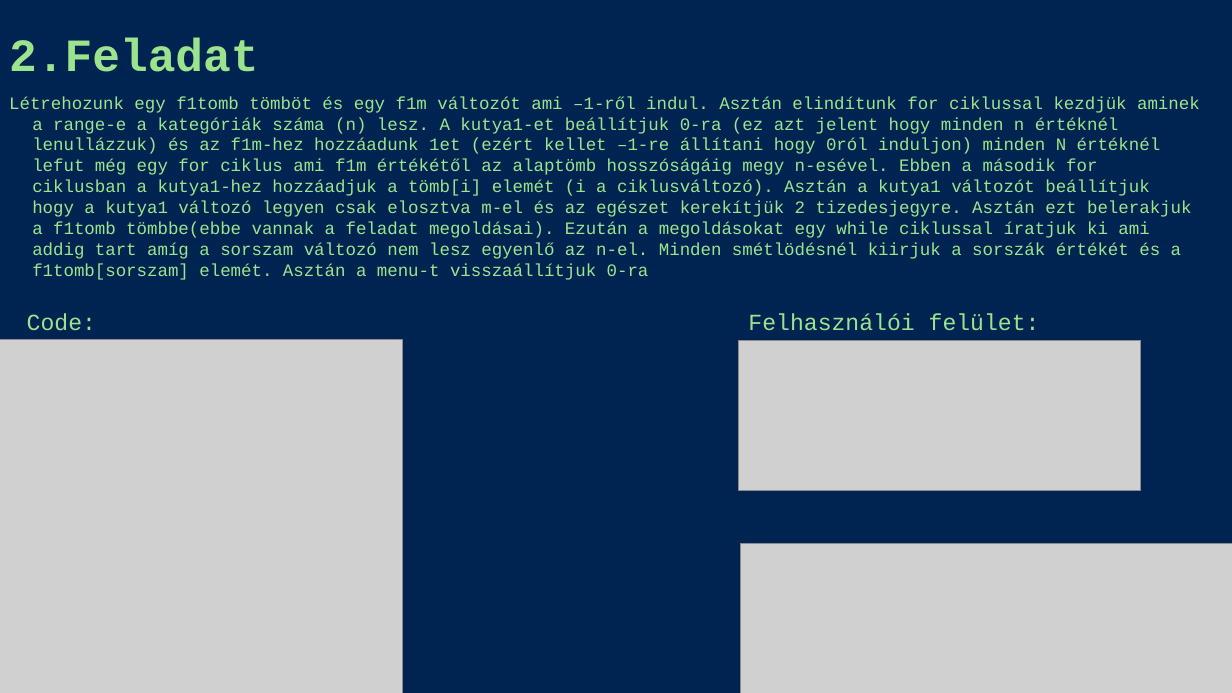
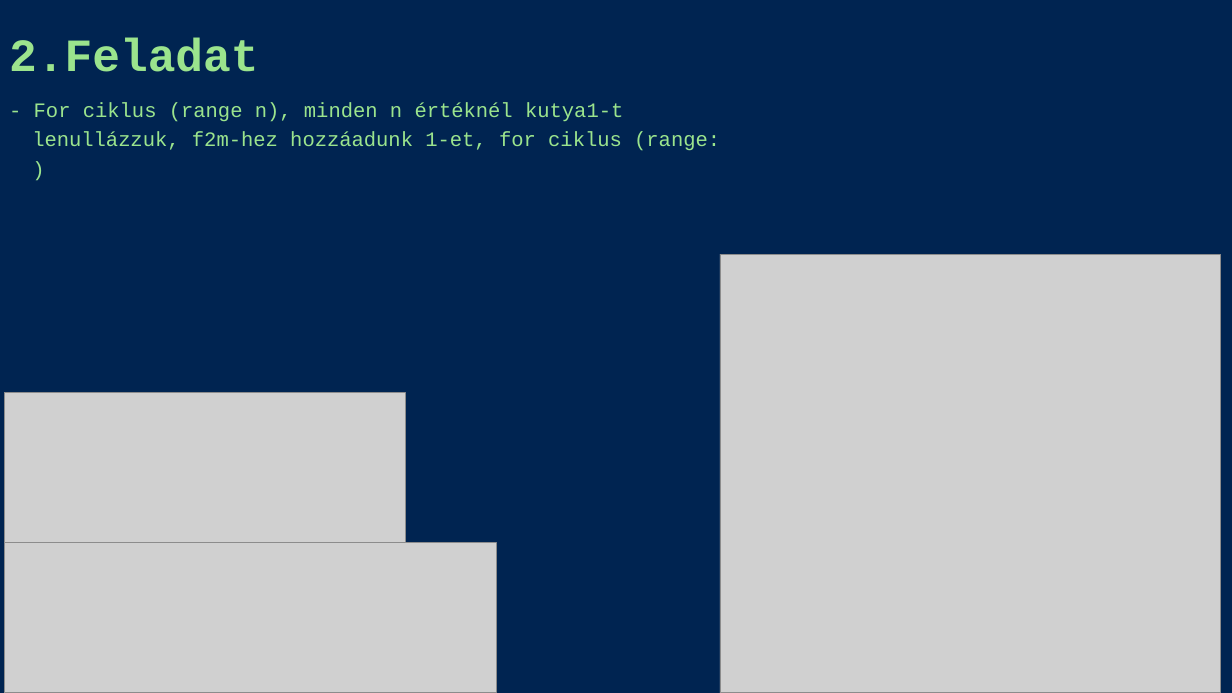
Before and after one commit to PapAdamCkik/IKTProjekt_PA_HA, a slide deck: slide 7 of ppt.pptx. Drawn at 1232x693 pixels with LibreOffice and Linux fonts; fonts in the diff are those of the drawing; grey boxes stand for pictures. Boxes give left, top, right and bottom in pixels: in the first picture for what was removed or moved away, otherwise in the second. Text is boxed around its words. In the diff, an @@ line names an element or a change of style, - is before the commit and + after.

```diff
--- a/ppt.pptx
+++ b/ppt.pptx
@@ text at (32,102,720,151): text changed; size 13.6 to 16 pt @@
-Létrehozunk egy f1tomb tömböt és egy f1m változót ami –1-ről indul. Asztán elindítunk for ciklussal kezdjük aminek a range-e a kategóriák száma (n) lesz. A kutya1-et beállítjuk 0-ra (ez azt jelent hogy minden n értéknél lenullázzuk) és az f1m-hez hozzáadunk 1et (ezért kellet –1-re állítani hogy 0ról induljon) minden N értéknél lefut még egy for ciklus ami f1m értékétől az alaptömb hosszóságáig megy n-esével. Ebben a második for ciklusban a kutya1-hez hozzáadjuk a tömb[i] elemét (i a ciklusváltozó). Asztán a kutya1 változót beállítjuk hogy a kutya1 változó legyen csak elosztva m-el és az egészet kerekítjük 2 tizedesjegyre. Asztán ezt belerakjuk a f1tomb tömbbe(ebbe vannak a feladat megoldásai). Ezután a megoldásokat egy while ciklussal íratjuk ki ami addig tart amíg a sorszam változó nem lesz egyenlő az n-el. Minden smétlödésnél kiirjuk a sorszák értékét és a f1tomb[sorszam] elemét. Asztán a menu-t visszaállítjuk 0-ra
+- For ciklus (range n), minden n értéknél kutya1-t lenullázzuk, f2m-hez hozzáadunk 1-et, for ciklus (range: )
@@ picture: place and size @@
-picture at (0,340,403,693)
+picture at (720,254,1220,693)
@@ text removed at (27,313,96,331) @@
-Code:
@@ text removed at (748,313,1040,330) @@
-Felhasználói felület:
@@ picture: place and size @@
-picture at (739,340,1141,490)
+picture at (5,393,407,543)
@@ picture: place and size @@
-picture at (740,543,1232,693)
+picture at (5,543,496,693)
```
Also in this commit, not shown: 7 other slides changed, 1 slide added, 1 slide removed.
